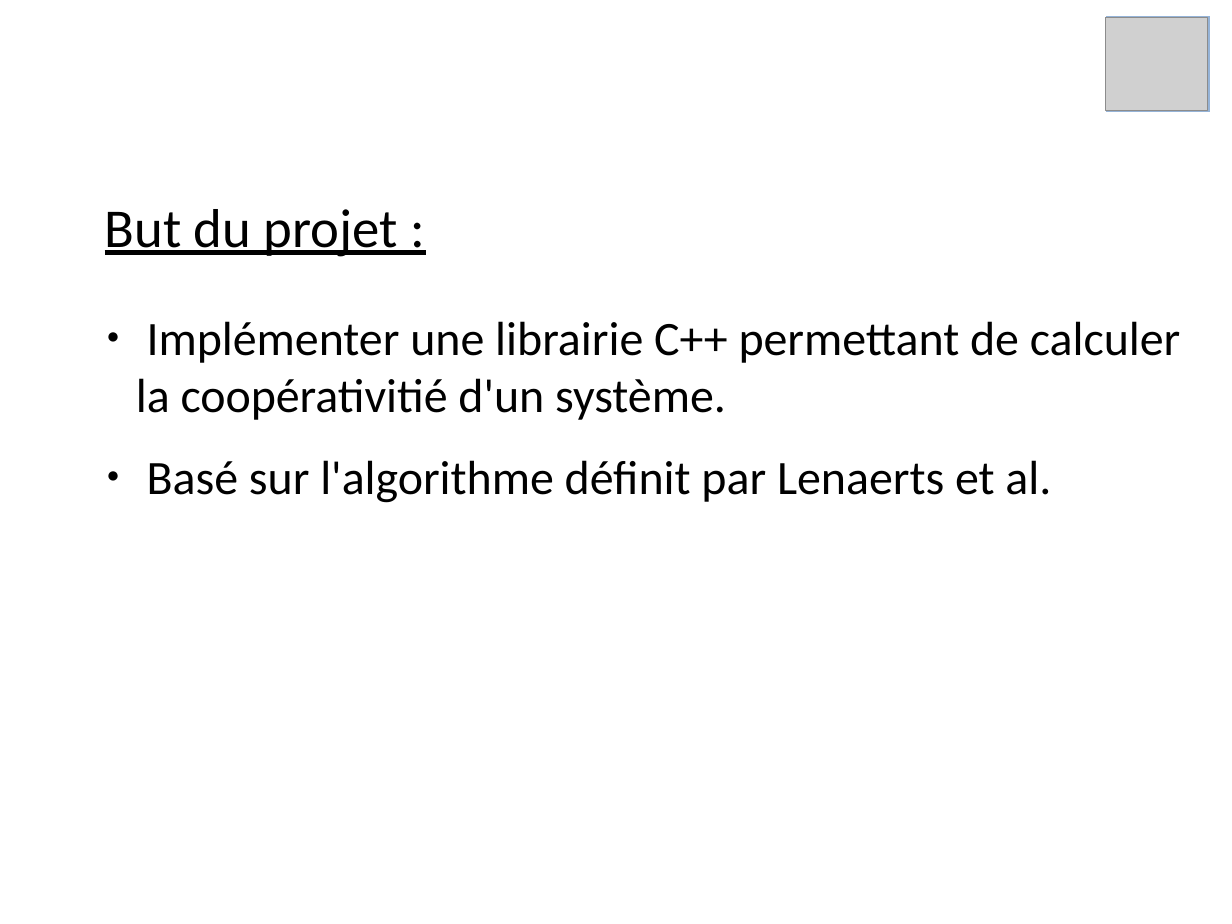
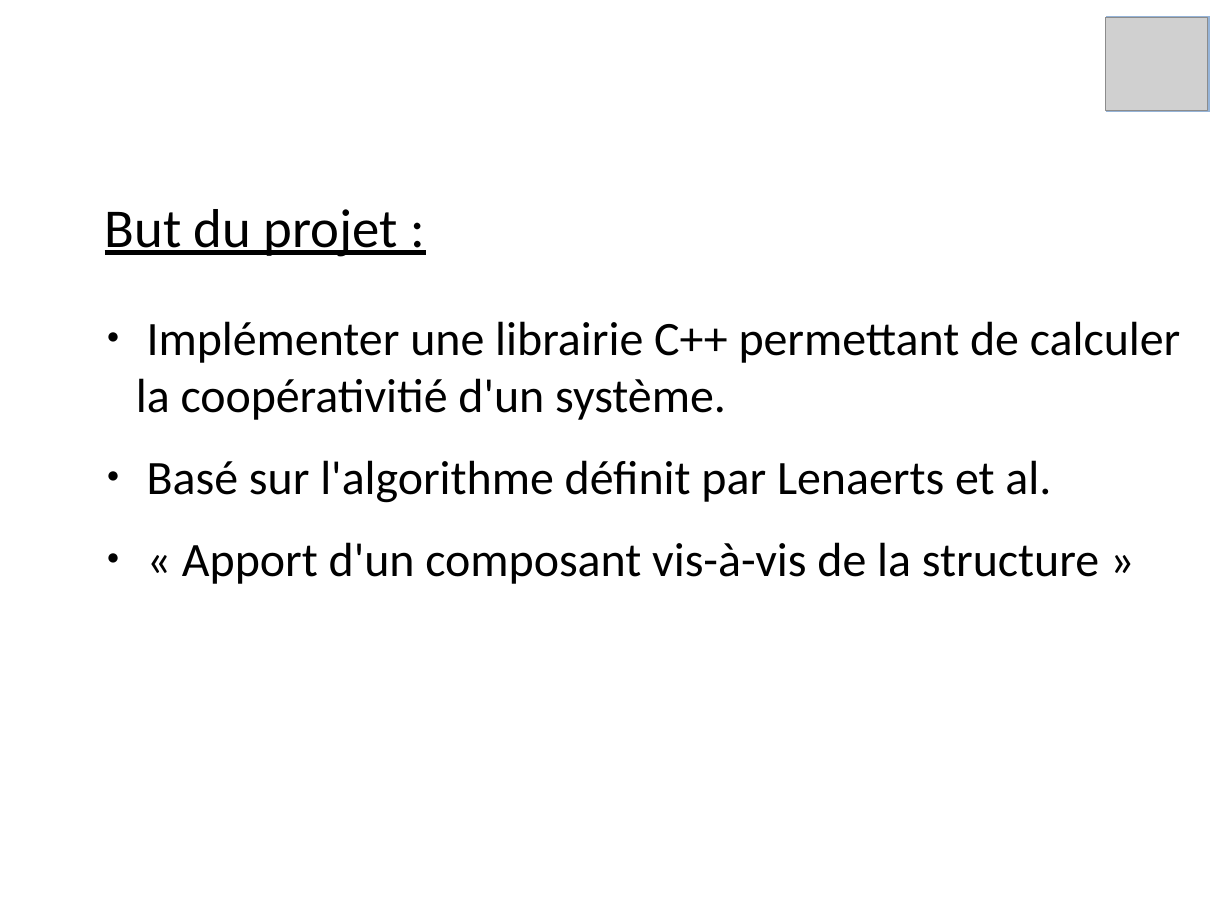
Before and after one commit to Aurelienvd/ProteinMutualInformation, a slide deck: slide 4 of SRD/presentation.odp. Drawn at 1232x924 pixels with LibreOffice and Linux fonts; fonts in the diff are those of the drawing; grey boxes stand for pictures; background and template pictures are left out. Boxes give left, top, right and bottom in pixels: in the first picture for what was removed or moved away, otherwise in the second. Text is boxed around its words. In the diff, an @@ line names an element or a change of style, - is before the commit and + after.

Commit message:
Presentation changes

```diff
--- a/SRD/presentation.odp
+++ b/SRD/presentation.odp
@@ subtitle at box(182, 542, 1099, 584): paragraph added @@
+● « Apport d'un composant vis-à-vis de la structure »
```
Also in this commit, not shown: 5 other slides changed, 2 other files.
